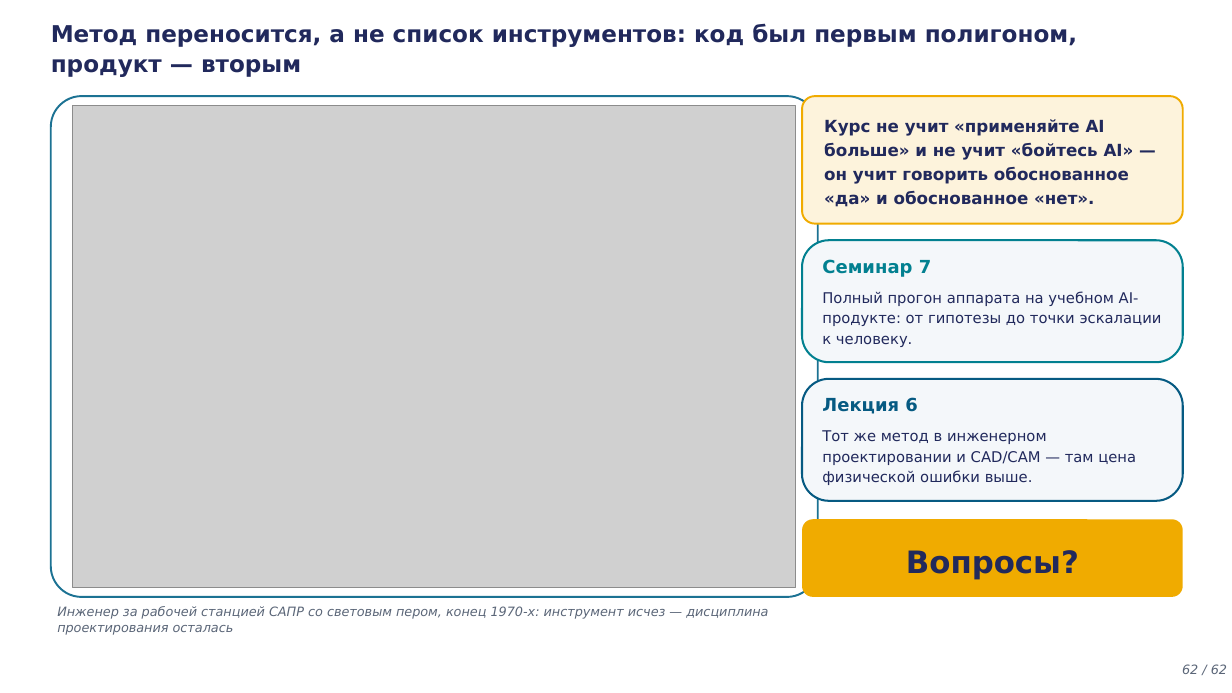
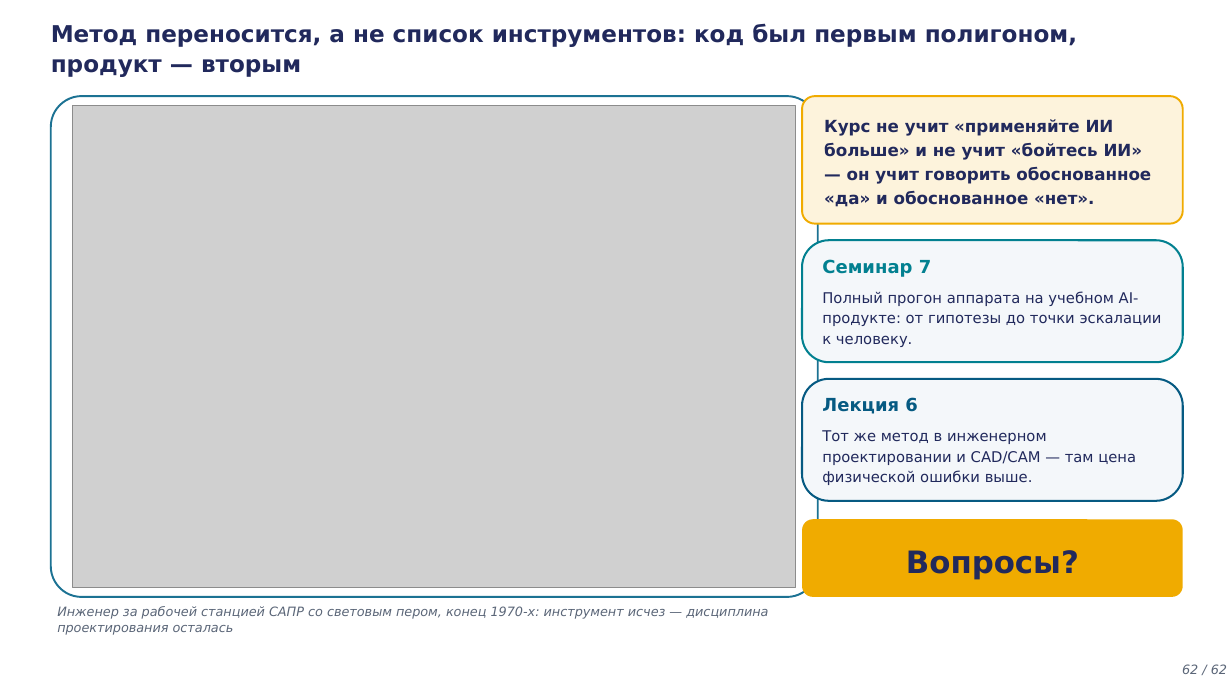
Before and after one commit to tellina-study/AI-usage-lessons, a slide deck: slide 62 of library/lectures/lec-05/rendered/lec-05.pptx. Drawn at 1232x693 pixels with LibreOffice and Linux fonts; fonts in the diff are those of the drawing; grey boxes stand for pictures. Boxes give left, top, right and bottom in pixels: in the first picture for what was removed or moved away, otherwise in the second. Text is boxed around its words. In the diff, an @@ line names an element or a change of style, - is before the commit and + after.

```diff
--- a/library/lectures/lec-05/rendered/lec-05.pptx
+++ b/library/lectures/lec-05/rendered/lec-05.pptx
@@ text at box(824, 119, 1151, 207): text changed @@
-Курс не учит «применяйте AI больше» и не учит «бойтесь AI» — он учит говорить обоснованное «да» и обоснованное «нет».
+Курс не учит «применяйте ИИ больше» и не учит «бойтесь ИИ» — он учит говорить обоснованное «да» и обоснованное «нет».
```
Also in this commit, not shown: 2 other slides changed, 7 other files.
